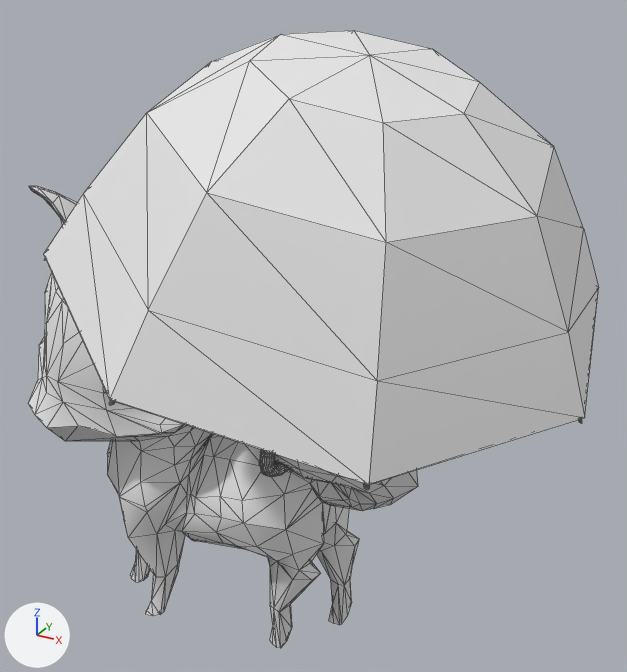
The OBJ model ChiBaApp/app/src/main/assets/models/umbrella/umbrella_Frame10.obj: old version first, new version second.
Before and after are seen from a 50 mm camera at (7.51, -10.56, 11.32) aimed at (1.72, -0.04, 6.06). The axes (+X, +Y, +Z) are drawn at lower left. The lights are the same throughout. Mesh edges are drawn as thin lines. Where no turn or scale is listed for an object, it has been applied to the vertices.

Objects in the first picture: 'umbrella_Frame10'.
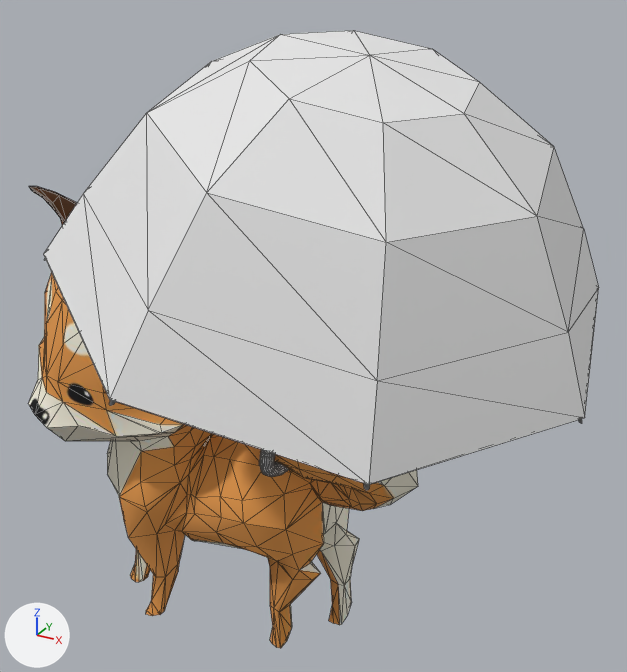
Changed parts and their boxes [x1, y1, x2, y2] in the pictures (627 x 672 px):
'umbrella_Frame10', surface changed (grey to brown)
    both: [28, 186, 397, 648]

What the commit changed:
Picture 'chiba.jpg' (img_chiba_jpg) is new.
In material 'newRigging:lambert2SG' (mat_newrigging_lambert2sg), base_color is no longer (0.8, 0.8, 0.8), white #e7e7e7.
In material 'newRigging:lambert2SG' (mat_newrigging_lambert2sg), texture is now set to img_chiba_jpg.
